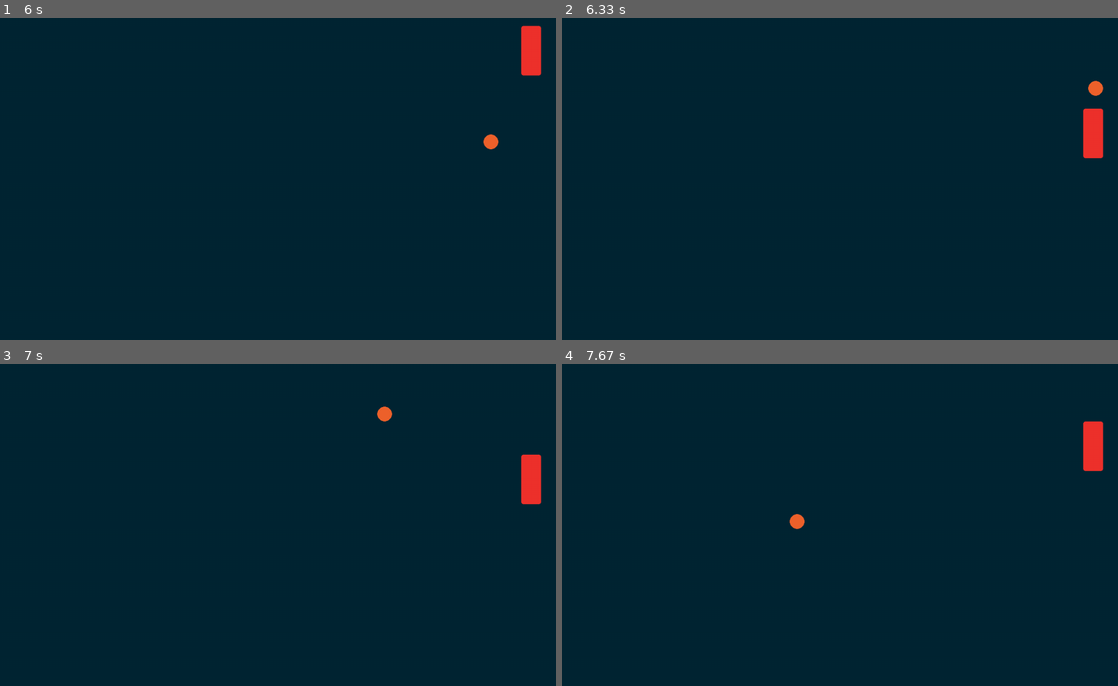
Above: before the commit, frames 1-4 (two rows, left to right).
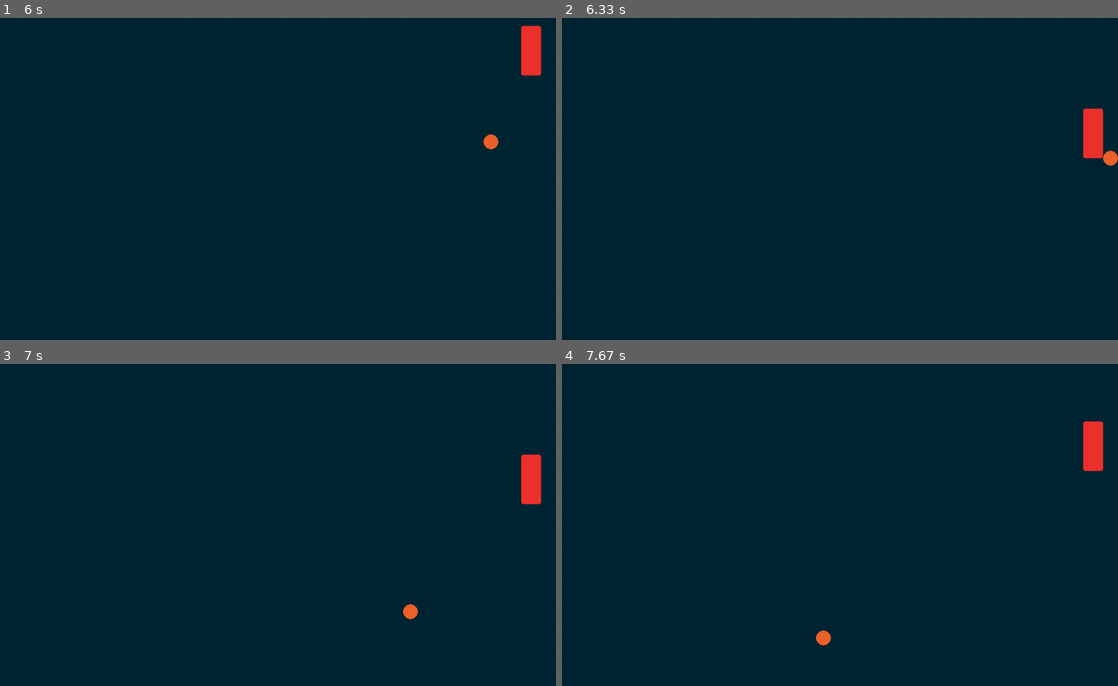
Above: after the commit, the same moments.

Repository: 7IronSnow7/Pygame
Game: pygame game, started from pong/main.py
Two runs of this game, one before a commit and one after it. Both use one fixed random seed, a clock stepped at 60 frames per second and the inputs below.
Inputs:
- Up to frame 1 (6 s): hold Up 0.33-0.8 s; hold Down 0.83-1.13 s; hold Up 1.17-1.53 s; hold Down 1.57-1.93 s; hold Up 1.97-2.27 s; hold Down 2.3-2.6 s; hold Up 2.63-3 s; hold Down 3.03-3.4 s; hold Up 3.43-3.73 s; hold Down 3.77-4.07 s; hold Up 4.1-4.47 s; hold Down 4.5-4.87 s; hold Up 4.9-5.2 s; hold Down 5.23-5.53 s; hold Up 5.57-5.93 s; hold Down from 5.97 s (still down)
- Up to frame 2 (6.33 s): keep holding Down
- Up to frame 3 (7 s): release Down at 6.33 s; hold Up 6.37-6.67 s; hold Down from 6.7 s (still down)
- Up to frame 4 (7.67 s): release Down at 7 s; hold Up 7.03-7.4 s; hold Down from 7.43 s (still down)

Frame 1 is identical in both runs. In frame 2, 0.2% of the frame differs, in the area x 94-100%, y 19-46%; in frame 3, 0.2%; in frame 4, 0.2%, in the area x 40-49%, y 46-88%.

Commit message:
Added collision for the top and bottom of the battle

Diff:
--- a/pong/sprites.py
+++ b/pong/sprites.py
@@ -53,9 +53,19 @@
         for sprite in self.paddle_sprites:
             if sprite.rect.colliderect(self.rect):
                 if direction == 'horizontal':
-                    if self.rect.right > sprite.rect.left and self.old_rect.right <= sprite.old_rect.left:
+                    if self.rect.right >= sprite.rect.left and self.old_rect.right <= sprite.old_rect.left:
                         self.rect.right = sprite.rect.left
                         self.direction *= -1
+                    if self.rect.left <= sprite.rect.right and self.old_rect.left >= sprite.old_rect.right:
+                        self.rect.left = sprite.rect.right
+                        self.direction.x *= -1
+                else:
+                    if self.rect.bottom >= sprite.rect.top and self.old_rect.bottom <= sprite.old_rect.top:
+                        self.rect.bottom = sprite.rect.top
+                        self.direction.y *= -1
+                    if self.rect.top <= sprite.rect.bottom and self.old_rect.top >= sprite.old_rect.bottom:
+                        self.rect.top = sprite.rect.bottom
+                        self.direction.y *= -1
 
 
     def wall_collision(self):
